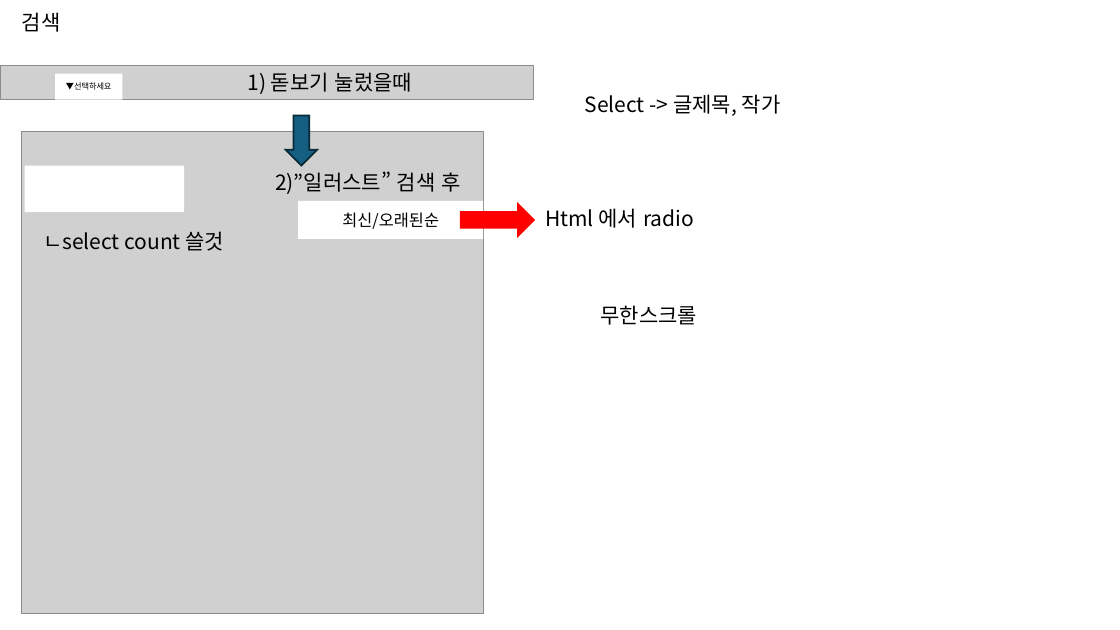
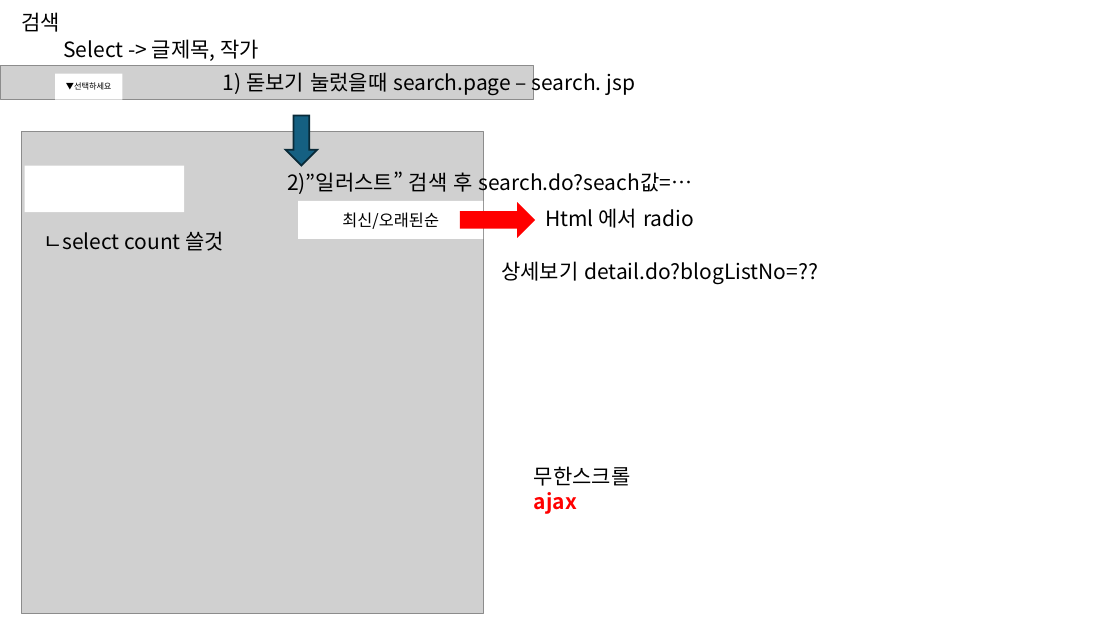
Before and after one commit to mobin1015/DOSIRAK, a slide deck: slide 5 of 브런치스토리_스토리보드.pptx (slide 4 before the commit). Drawn at 1120x630 pixels with LibreOffice and Linux fonts; fonts in the diff are those of the drawing; grey boxes stand for pictures. Boxes give left, top, right and bottom in pixels: in the first picture for what was removed or moved away, otherwise in the second. Text is boxed around its words. In the diff, an @@ line names an element or a change of style, - is before the commit and + after.

```diff
--- a/브런치스토리_스토리보드.pptx
+++ b/브런치스토리_스토리보드.pptx
@@ text "Select -> 글제목, 작가": place and size @@
-text "Select -> 글제목, 작가" at (585,94,781,116)
+text "Select -> 글제목, 작가" at (63,39,259,61)
@@ text at (223,69,635,95): text changed @@
-1) 돋보기 눌렀을때
+1) 돋보기 눌렀을때 search.page – search. jsp
@@ text at (287,169,693,195): text changed @@
-2)”일러스트” 검색 후
+2)”일러스트” 검색 후 search.do?seach값=…
@@ text added at (501,261,818,284), 18 pt, text #000000 @@
+상세보기 detail.do?blogListNo=??
@@ text "무한스크롤": place and size @@
-text "무한스크롤" at (600,305,697,325)
+text "무한스크롤" at (534,466,631,514)
@@ text at (534,492,577,514): paragraph added @@
+ajax
```
Also in this commit, not shown: 8 other slides changed.
